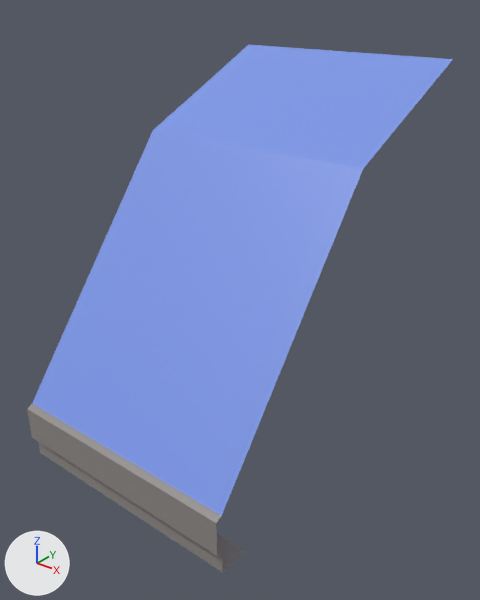
A saved change to the OBJ model game/sources/meshes/geometry/meshes/roof_a.obj.
Both versions are drawn from a 50 mm camera at (3.11, -2.66, 3.19) aimed at (0.12, 1.07, 0.87). Lighting does not change. The marker at lower left points along +X, +Y and +Z. The older version comes first. Where no turn or scale is listed for an object, it has been applied to the vertices.

The first picture shows 'roof_a'.
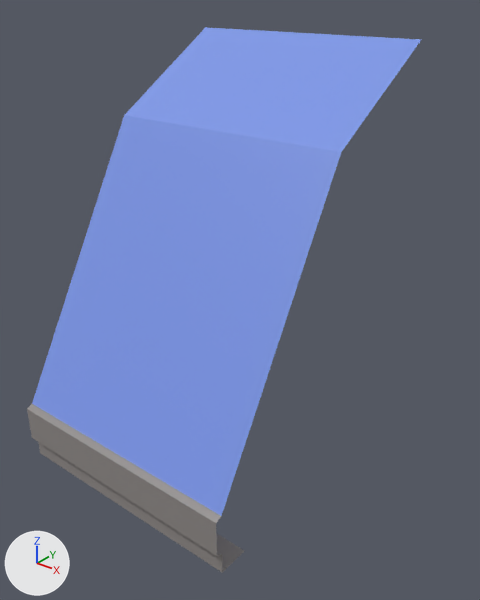
What the commit changed:
me_roof_a is used by ob_roof_a; location (0.0, 0.0, 0.0).
me_roof_a had 16 vertices, 7 faces and spanned x -1.0..1.0, y -0.26..2.61, z -0.41..2.62.
me_roof_a now has 16 vertices, 7 faces and spans x -1.0..1.0, y -0.26..2.0, z -0.41..2.8.
Part 1, on me_roof_a:
Vertex 2 of me_roof_a moves from (-1.0, 2.61, 2.62) at pixel (248, 44) to (-1.0, 2.0, 2.8) at pixel (205, 27).
Vertex 3 of me_roof_a moves from (1.0, 2.61, 2.62) at pixel (453, 59) to (1.0, 2.0, 2.8) at pixel (421, 39).
Vertex 4 of me_roof_a moves from (-1.0, 1.3, 2.03) at pixel (152, 130) to (-1.0, 1.0, 2.2) at pixel (124, 115).
Vertex 5 of me_roof_a moves from (1.0, 1.3, 2.03) at pixel (363, 168) to (1.0, 1.0, 2.2) at pixel (341, 152).

Pixel boxes [x1, y1, x2, y2] of what changed, in the pictures (480 x 600 px; the box of a moved part takes in the faces that stretch with it):
'roof_a', reshaped (7% narrower): before [27, 45, 453, 573]; after [27, 27, 421, 573]
part 1 of me_roof_a, moved or reshaped: before [32, 131, 363, 516]; after [32, 115, 341, 516]
